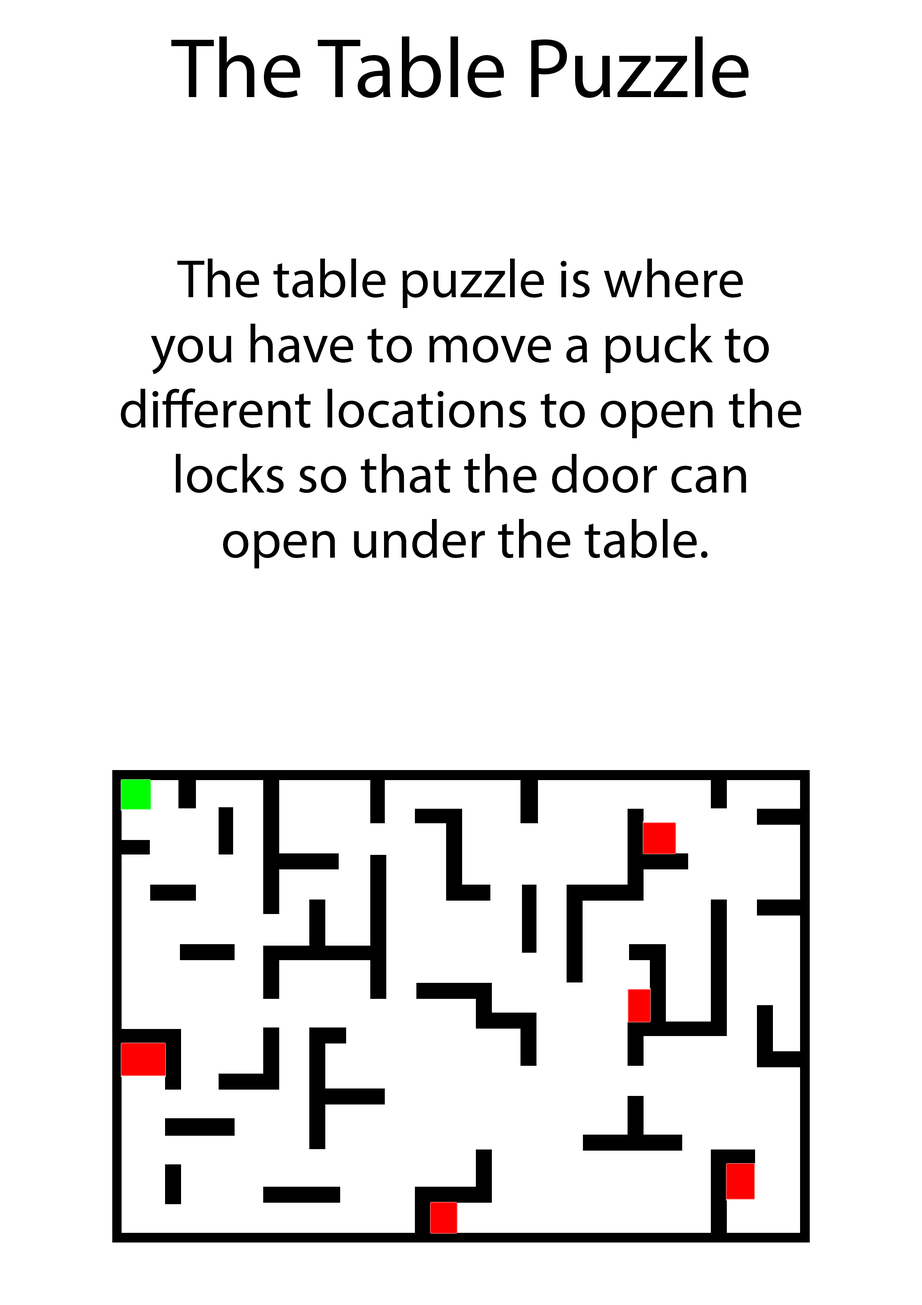
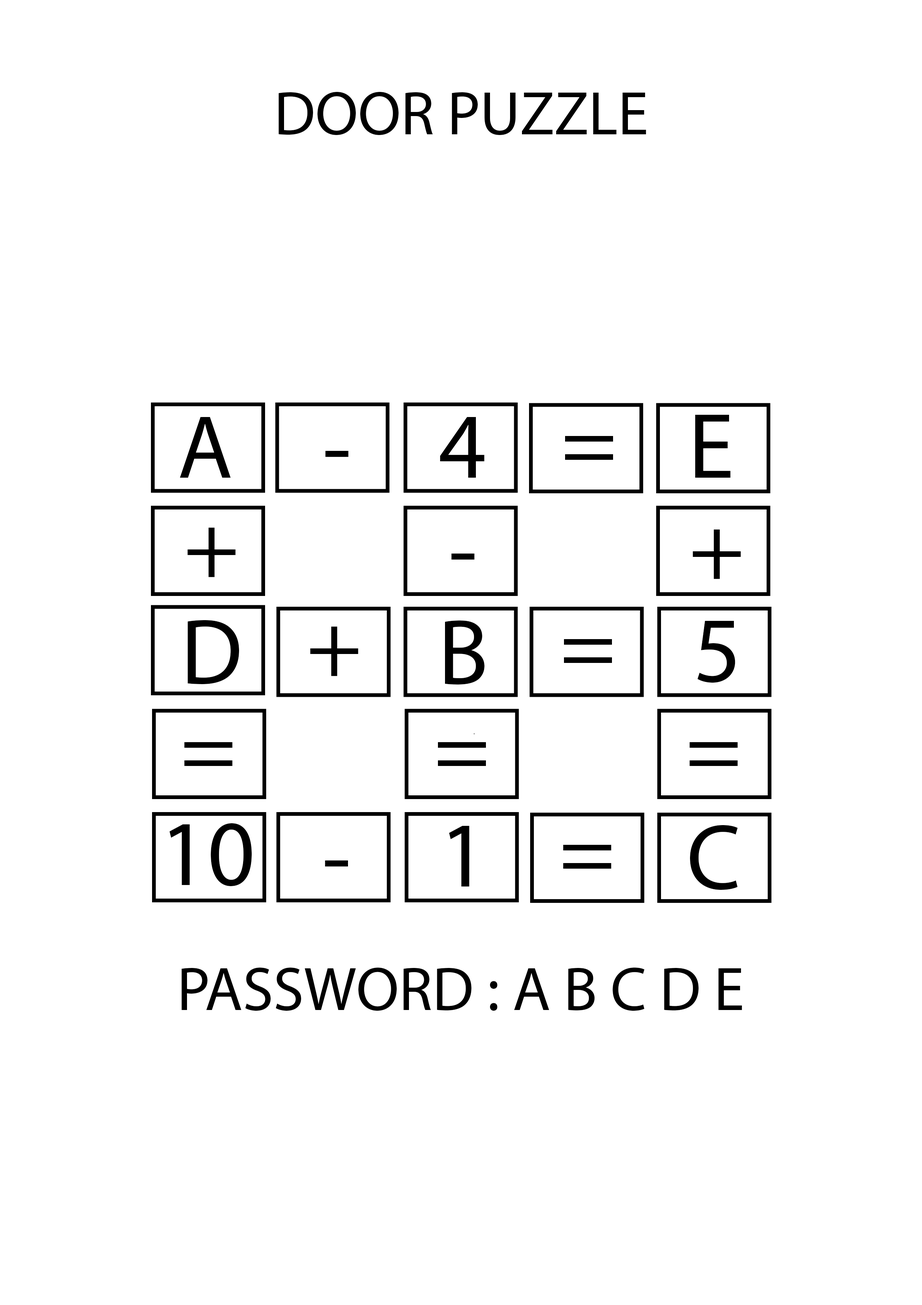
Comparing the layer stacks of the two 922 × 1305 images. Changes:
showed group "Papper 3" (27 layers) over 150, 91, 772, 1118
renamed "E" to "A", painted on it over 180, 416, 231, 478
renamed "OFFICE TABLE PUZZLE" to "DOOR PUZZLE", painted on it over 188, 91, 743, 136
renamed "PASSWORD : A B C F" to "PASSWORD : A B C D E", painted on it over 181, 966, 743, 1011
renamed "D" to "C", painted on it over 690, 824, 738, 890
renamed "C" to "E", painted on it over 691, 413, 740, 479
renamed "A" to "D", painted on it over 187, 619, 240, 684
renamed "3" to "5", painted on it over 697, 620, 736, 683
renamed "7" to "10", painted on it over 169, 823, 252, 886
renamed "5" to "1", painted on it over 446, 825, 482, 888
renamed "-" to "+", painted on it over 692, 529, 742, 580
renamed "-" to "+", painted on it over 187, 527, 236, 578
renamed "-" to "+", painted on it over 310, 626, 359, 677
renamed "7" to "4", painted on it over 439, 416, 485, 478
hid group "Papper 2" (4 layers) over 112, 36, 811, 1243
